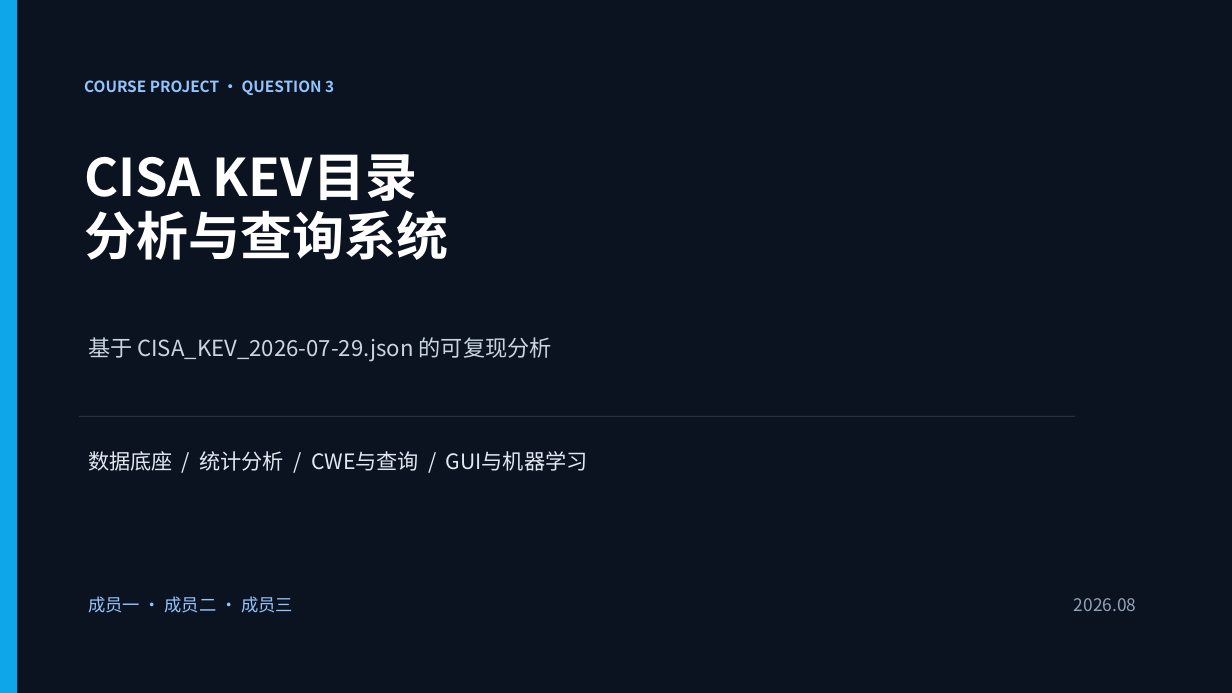
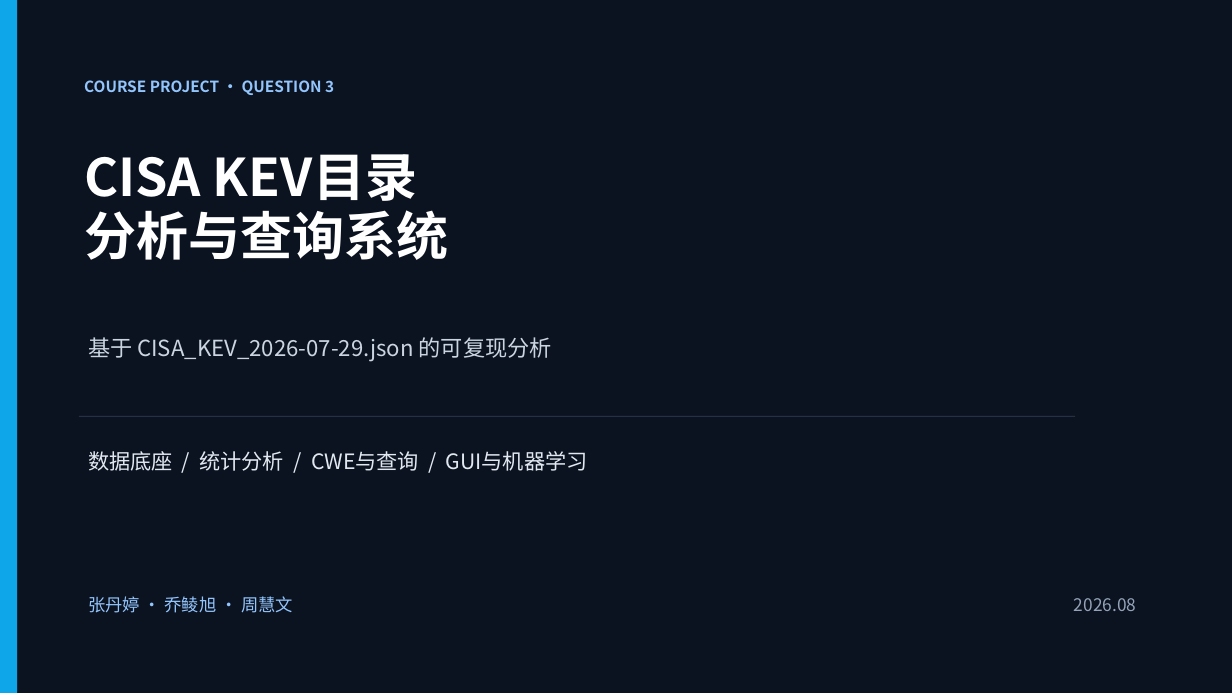
Before and after one commit to zhangdan186/KEV-, a slide deck: slide 1 of ppt/KEV_课程大作业_最终答辩.pptx. Drawn at 1232x693 pixels with LibreOffice and Linux fonts; fonts in the diff are those of the drawing. Boxes give left, top, right and bottom in pixels: in the first picture for what was removed or moved away, otherwise in the second. Text is boxed around its words. In the diff, an @@ line names an element or a change of style, - is before the commit and + after.

```diff
--- a/ppt/KEV_课程大作业_最终答辩.pptx
+++ b/ppt/KEV_课程大作业_最终答辩.pptx
@@ text at <box>88,596,293,613</box>: text changed @@
-成员一 · 成员二 · 成员三
+张丹婷 · 乔鲮旭 · 周慧文
```
Also in this commit, not shown: 1 other slide changed, 11 other files.
